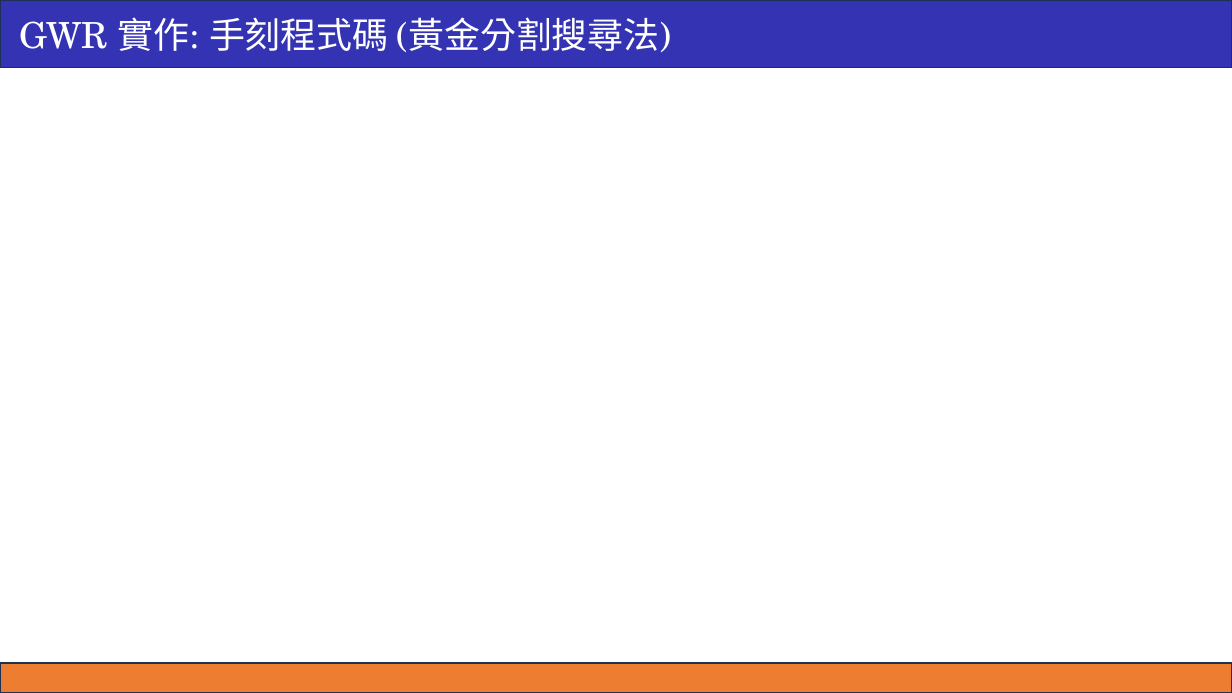
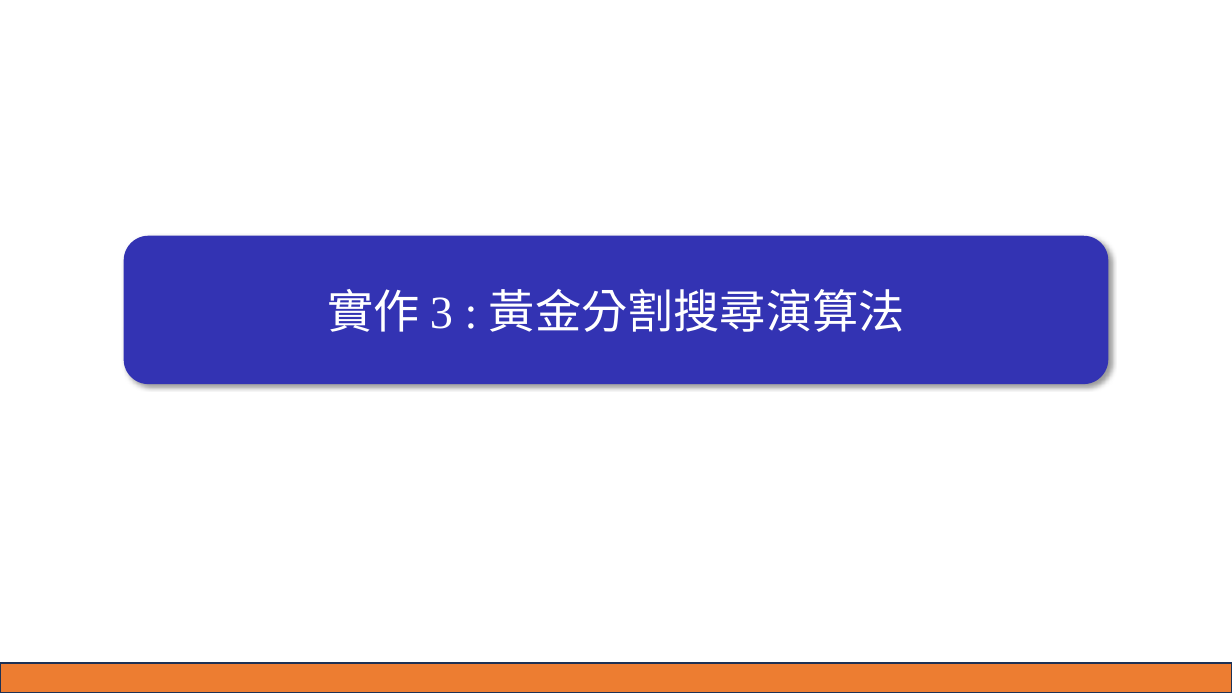
Before and after one commit to ricki0313/GWR_hw, a slide deck: slide 51 of theory_01/report/GWR_report_01.pptx (slide 37 before the commit). Drawn at 1232x693 pixels with LibreOffice and Linux fonts; fonts in the diff are those of the drawing. Boxes give left, top, right and bottom in pixels: in the first picture for what was removed or moved away, otherwise in the second. Text is boxed around its words. In the diff, an @@ line names an element or a change of style, - is before the commit and + after.

```diff
--- a/theory_01/report/GWR_report_01.pptx
+++ b/theory_01/report/GWR_report_01.pptx
@@ rectangle removed at [0,0,1232,67] @@
-GWR 實作: 手刻程式碼 (黃金分割搜尋法)
@@ rounded rectangle added at [124,236,1109,384], fill #3333B3, 36 pt, text #FFFFFF @@
+實作 3 : 黃金分割搜尋演算法
```
Also in this commit, not shown: 3 other slides changed, 5 slides added.
